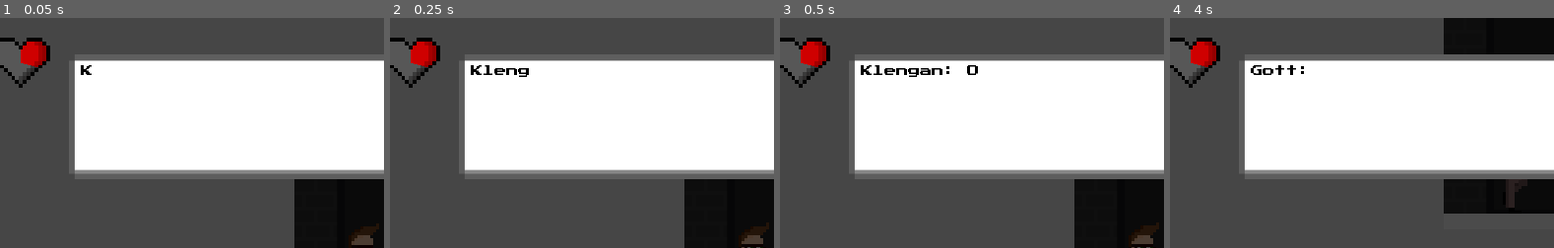
Above: before the commit, frames 1-4 (left to right).
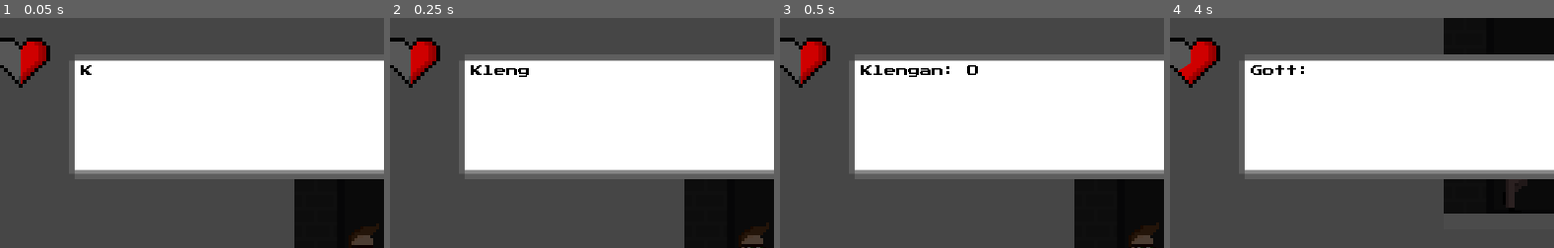
Above: after the commit, the same moments.

Repository: klenganthegame/KlenganTheGame
Game: Godot game, scene res://level/1/Level1.tscn
Same seed, same stepped clock (60 frames per second), same inputs: the game is played once before the commit and once after it.
Inputs:
- Up to frame 1 (0.05 s): no input
- Up to frame 2 (0.25 s): no input
- Up to frame 3 (0.5 s): no input
- Up to frame 4 (4 s): tap Enter at 0.5 s; hold E (accept) 0.53-1.28 s; hold D (walk_right) 0.53-2.03 s; tap Space (jump) at 0.77, 1.52, 3.02, 3.77 s; tap E (accept) at 1.35, 2, 2.85 s; hold A (walk_left) 2.03-2.78 s; hold E (accept) 2.03-2.78 s; hold D (walk_right) from 2.78 s (still down); hold E (accept) from 3.53 s (still down)
The pictures show only the part of the screen within x 2-52%, y 0-50%; the shares and areas given below are measured in that part.

The runs differ from the first frame. In frame 1, 0.2% of the frame differs, in the area x 5-10%, y 19-29%; in frame 2, 0.2%; in frame 3, 0.2%; in frame 4, 0.3%, in the area x 2-10%, y 19-29%.

Commit message:
#25 implemented Player Life

Diff:
--- a/objects/player/Klengan.gd
+++ b/objects/player/Klengan.gd
@@ -1,4 +1,4 @@
-extends KinematicBody2D
+extends FightableObject
 
 export var speed : int = 200
 export var GRAVITY : int = 20
@@ -21,14 +21,27 @@
 signal dialogue_exit()
 
 func _ready():
+	max_life = 100
+	actual_life = 50
+
 	spawn = transform.get_origin()
-	pass
+
+	$CanvasLayer/Health.max_value = max_life
+	$CanvasLayer/Health.value = actual_life
+
 
 func _process(delta):
+
+	$CanvasLayer/Health.value = actual_life
+
 	can_move = !$CanvasLayer/DialogueBox.block_walk
 	if transform.origin.y > spawn.y + 1000 && !is_on_floor():
 		transform.origin = spawn
 		talk(["Gott: Uff... Was tust du..."])
+
+		# for debug
+		heal(40)
+		#actual_life -= 30
 
 	if can_interact and Input.is_action_pressed("accept") and $CanvasLayer/DialogueBox.hidden and area != null:
 		var interactable = area.get_parent()
--- a/objects/player/Klengan.tscn
+++ b/objects/player/Klengan.tscn
@@ -56,7 +56,7 @@
 scale = Vector2( 4, 4 )
 frames = SubResource( 1 )
 animation = "walk"
-frame = 6
+frame = 8
 playing = true
 
 [node name="Camera2D" type="Camera2D" parent="."]
@@ -123,7 +123,7 @@
 action_name = "accept"
 wait_time = 0.05
 
-[node name="TextureProgress" type="TextureProgress" parent="CanvasLayer"]
+[node name="Health" type="TextureProgress" parent="CanvasLayer"]
 margin_left = 31.8766
 margin_top = 26.1569
 margin_right = 46.8766
